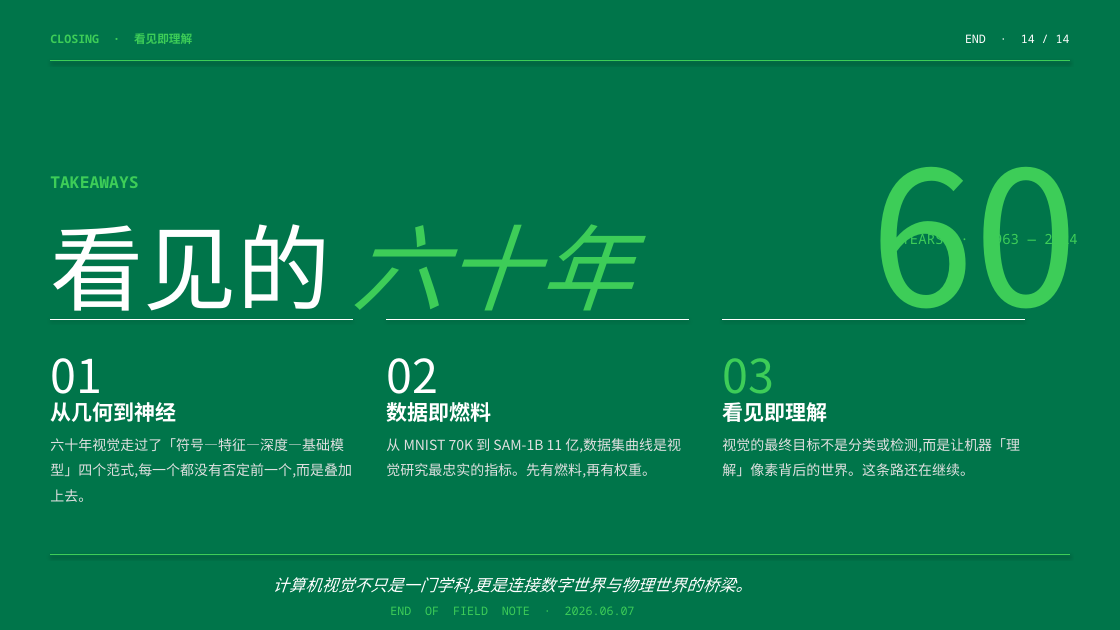
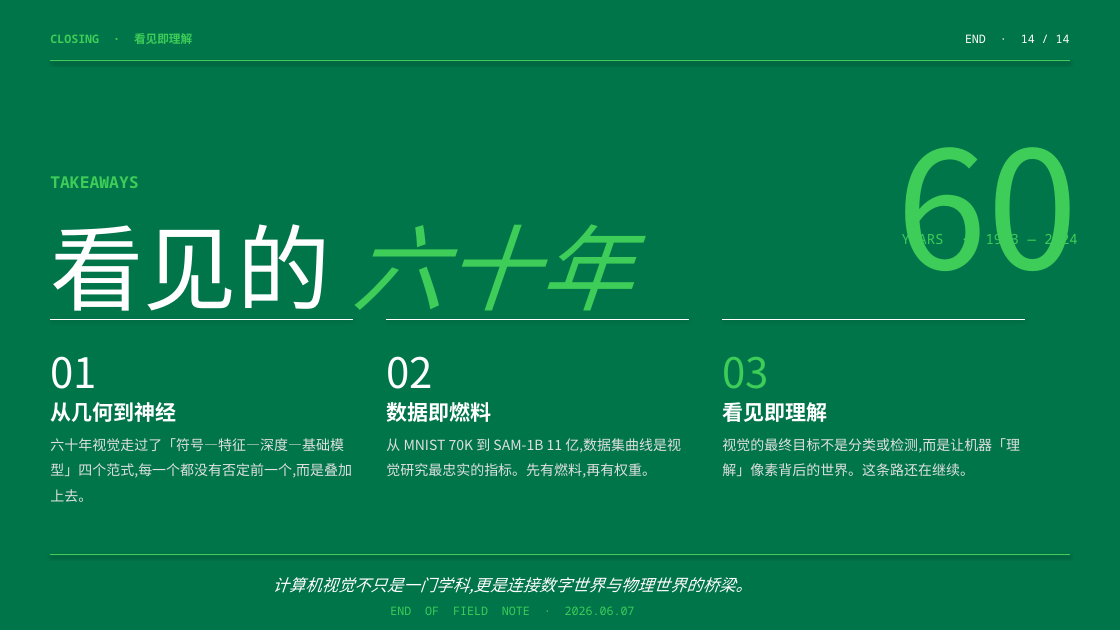
Before and after one commit to chandler-wu/ppt_claude, a slide deck: slide 14 of cv_history_deck.pptx. Drawn at 1120x630 pixels with LibreOffice and Linux fonts; fonts in the diff are those of the drawing. Boxes give left, top, right and bottom in pixels: in the first picture for what was removed or moved away, otherwise in the second. Text is boxed around its words. In the diff, an @@ line names an element or a change of style, - is before the commit and + after.

```diff
--- a/cv_history_deck.pptx
+++ b/cv_history_deck.pptx
@@ text "60": place and size @@
-text "60" at <box>871,167,1078,320</box>
+text "60" at <box>897,147,1078,271</box>
@@ text "60" at <box>897,147,1078,271</box>: size 160 to 140 pt @@
@@ size 40 to 36 pt in 3 elements at <box>50,356,97,389</box>, <box>386,356,433,389</box>, <box>722,357,769,389</box> @@
```
Also in this commit, not shown: 6 other slides changed, 2 other files.
